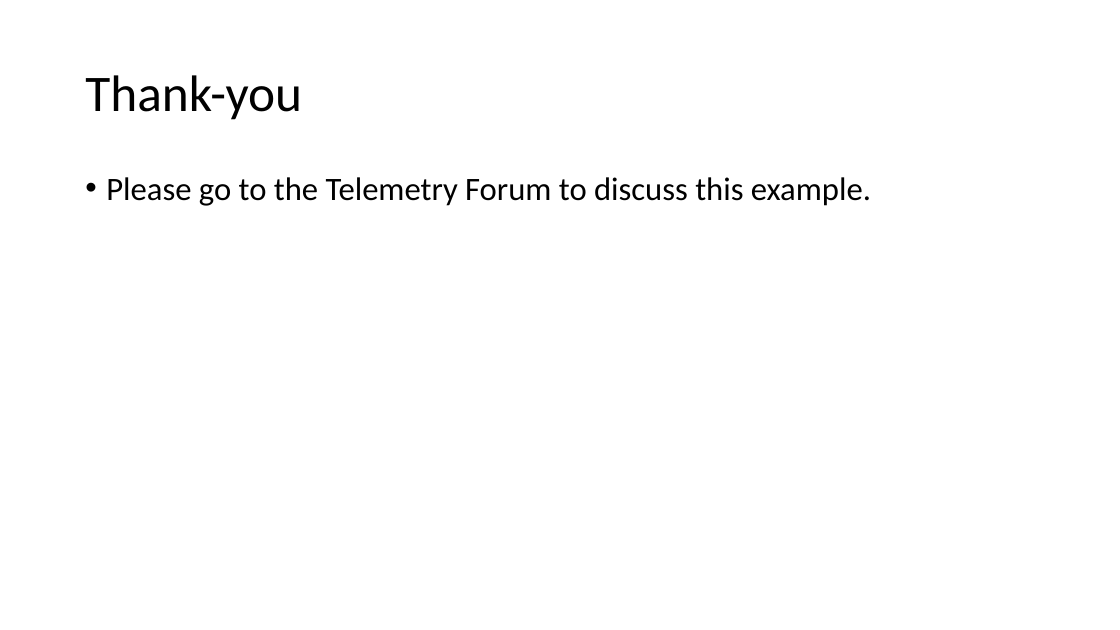
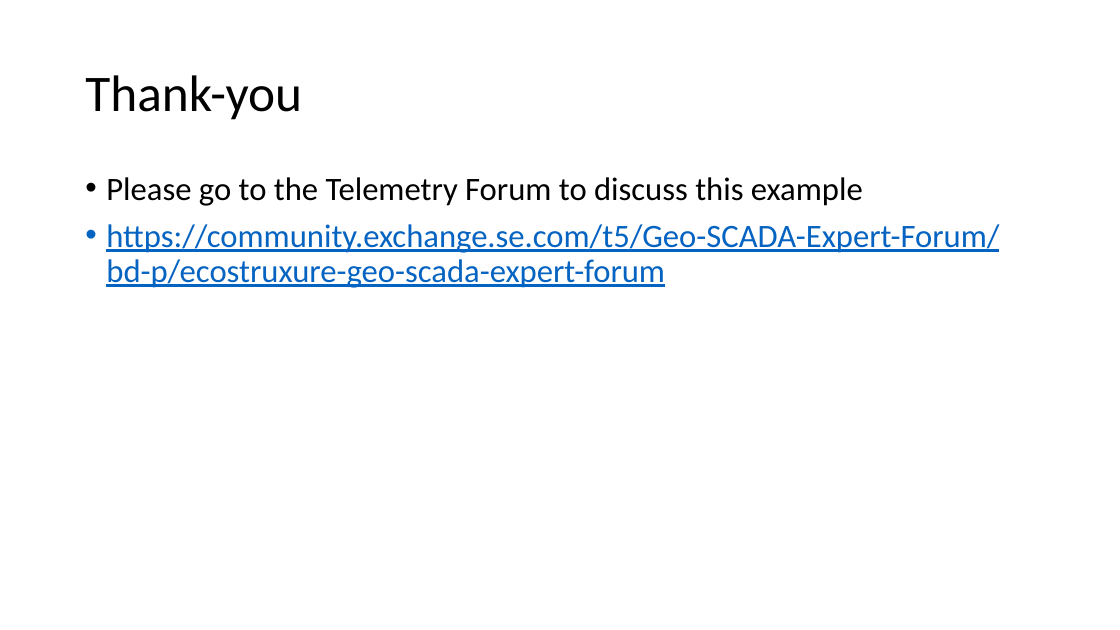
Before and after one commit to ClearSCADA/notify, a slide deck: slide 21 of NotifyDemo Description.pptx. Drawn at 1120x630 pixels with LibreOffice and Linux fonts; fonts in the diff are those of the drawing. Boxes give left, top, right and bottom in pixels: in the first picture for what was removed or moved away, otherwise in the second. Text is boxed around its words. In the diff, an @@ line names an element or a change of style, - is before the commit and + after.

```diff
--- a/NotifyDemo Description.pptx
+++ b/NotifyDemo Description.pptx
@@ text at box(106, 177, 999, 288): text changed; text colour #000000 to #0563C1 @@
-• Please go to the Telemetry Forum to discuss this example.
+• Please go to the Telemetry Forum to discuss this example
+• https://community.exchange.se.com/t5/Geo-SCADA-Expert-Forum/bd-p/ecostruxure-geo-scada-expert-forum
```
Also in this commit, not shown: 6 other slides changed, 1 other file.
